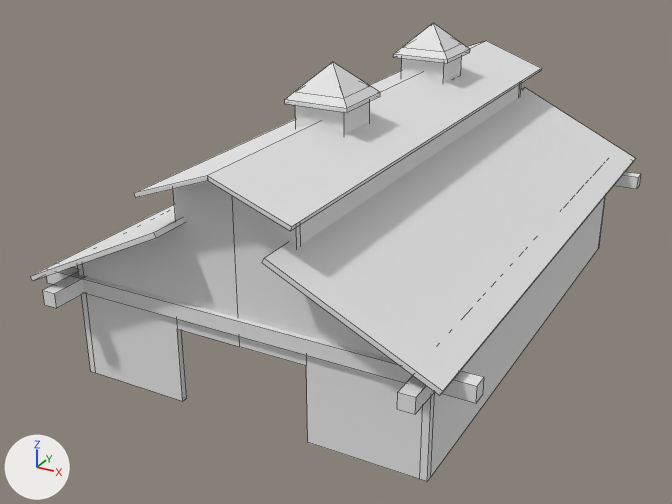
The Blender file Assets/Blender Resources/Mart.blend: old version first, new version second.
Before and after are seen from a camera (50 mm lens) standing at (11.71, -24.13, 13.44) and looking at (-0.77, -1.43, 2.09). Lighting does not change. The marker at lower left points along +X, +Y and +Z. Mesh edges are drawn as thin lines.
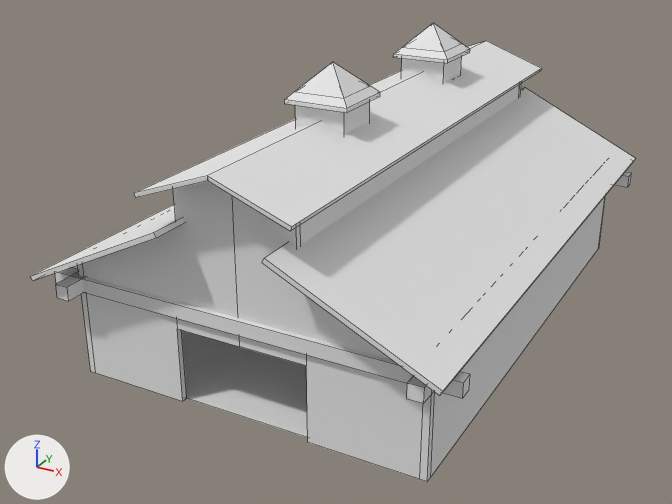
The change in detail:
Material 'MartFloor' (mat_martfloor) is new.
Its base color is (0.8, 0.8, 0.8) (white #e7e7e7).
me_cube_010 is used by ob_cube_007; location (0.0, 0.0, 0.0); scale (0.725, 0.725, 0.331).
Verts and faces of me_cube_010; kept vertices keep their numbers, new ones are numbered from 272.
Before the commit, vertices of me_cube_010: 136 (6.8, -10.4, -0.1), 137 (6.8, 10.4, -0.1).
me_cube_010 had 272 vertices, 230 faces, 2 loose edges and spanned x -8.5..8.5, y -12.3..12.3, z -0.1..24.9.
me_cube_010 now has 278 vertices, 233 faces, 2 loose edges and spans x -8.0..8.1, y -12.1..12.1, z -0.1..24.9.
Part 1, on me_cube_010:
8 vertices in x -7.2..7.2, y 12.3, z 7.6..8.9 move by (0.0, -0.7, 0.0).
8 vertices in x -7.2..7.2, y -12.3, z 7.6..8.9 move by (0.0, 0.7, 0.0).
6 vertices in x -8.5, y -10.3..10.9, z 7.6..8.9 move by (0.5, 0.0, 0.0).
6 vertices in x 8.5, y -10.3..10.9, z 7.6..8.9 move by (-0.4, 0.0, 0.0).
4 vertices move from x -8.5..8.5, y -10.9, z 7.6..8.9 to x -8.0..8.1, y -10.8, z 7.6..8.9.
Part 2, on me_cube_010:
New vertex 272 is at (6.8, -10.4, -0.1).
New vertex 273 is at (6.8, -10.4, -0.1).
New vertex 274 is at (-6.8, -10.4, -0.1).
New vertices 275, 276, 277 stand at vertices 272, 273, 274, in that order, plus (0.0, 20.8, 0.0).
New faces: (136, 137, 275, 272), (272, 275, 276, 273) (mat_martwalls (white #e7e7e7)).
New faces: (273, 276, 277, 274) (mat_martfloor (white #e7e7e7)).
me_cube_010 now uses material mat_martfloor (white #e7e7e7).

Where the change shows, as pixel boxes (x1, y1, x2, y2) in the pictures (672 x 504 px; the box of a moved part takes in the faces that stretch with it):
'Cube.007', reshaped: before (30, 23, 641, 481); after (30, 23, 635, 481)
part 1 of me_cube_010, moved or reshaped: before (43, 171, 641, 415); after (55, 172, 632, 403)
part 2 of me_cube_010, added: after (182, 330, 308, 438)
